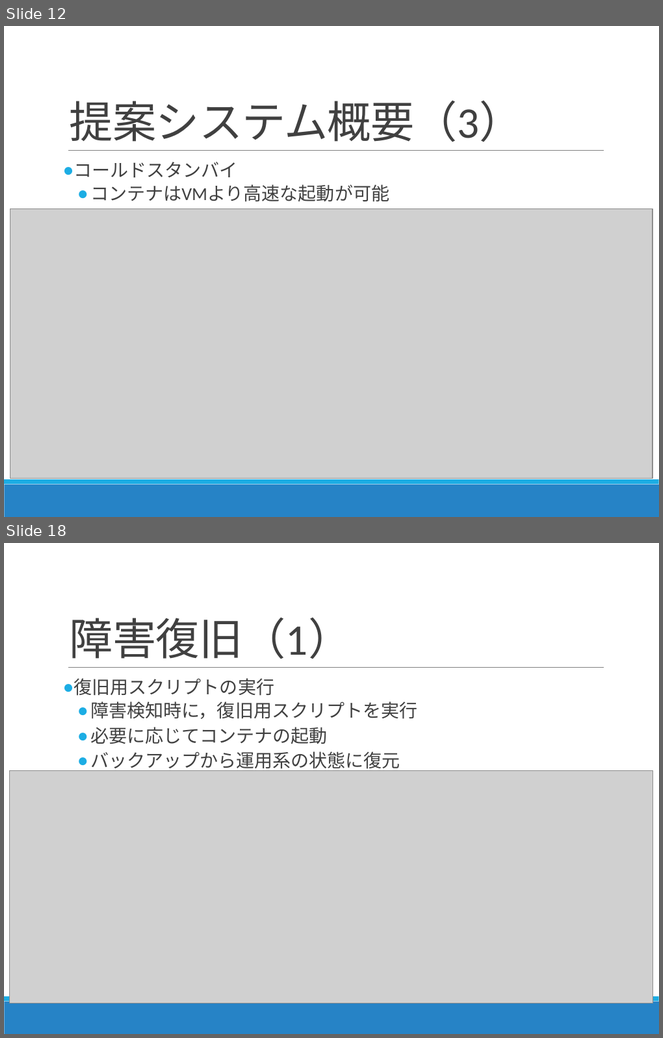
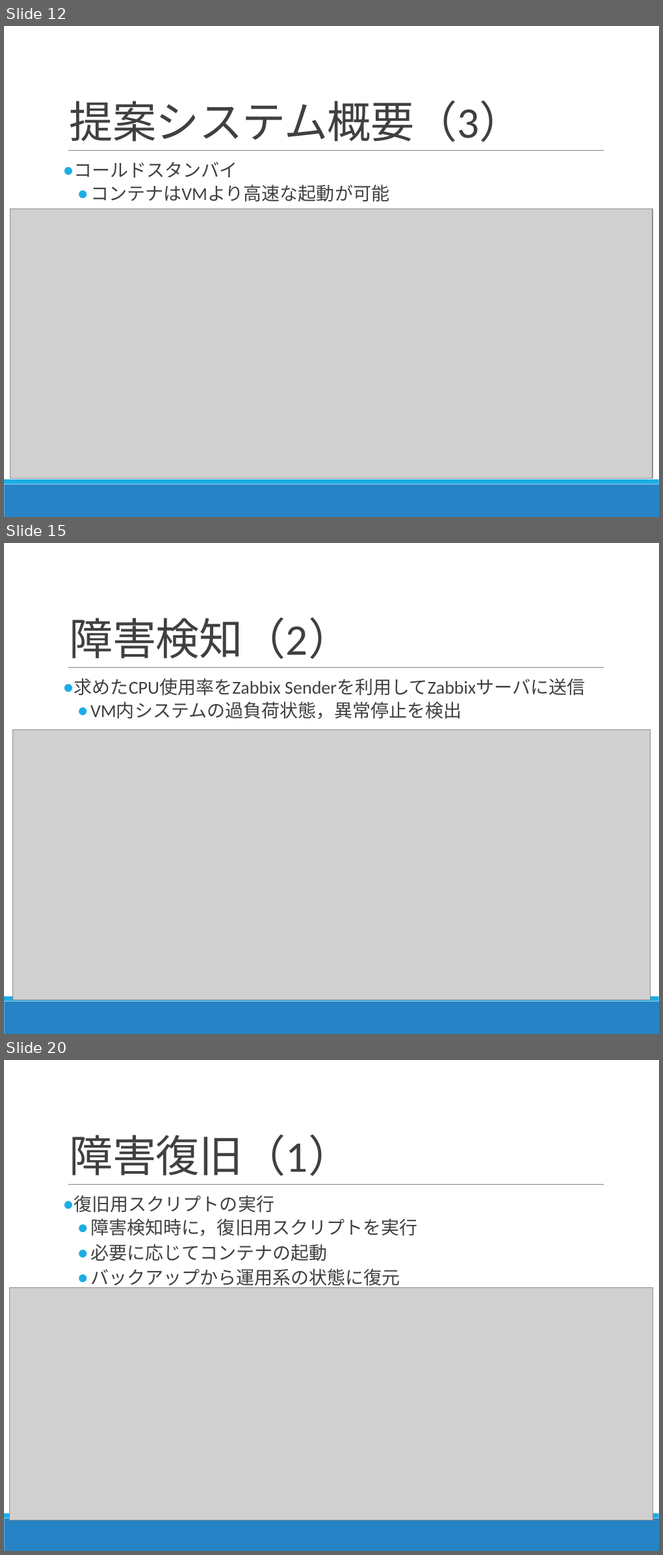
Before and after one commit to Kota0823/Document, a slide deck: 輪講2019-1_鈴木洸太.pptx. Shown one above the other, each under a label of ours: slides 12 and 18 before the commit, slides 12, 15 and 20 after it; the slides between them are not shown. The pictures are 663x1038 and 663x1555 pixels, drawn with LibreOffice and Linux fonts; fonts in the diff are those of the drawing; grey boxes stand for pictures. Boxes give left, top, right and bottom in pixels: in the first picture for what was removed or moved away, otherwise in the second. Text is boxed around its words. In the diff, an @@ line names an element or a change of style, - is before the commit and + after.

```diff
--- a/輪講2019-1_鈴木洸太.pptx
+++ b/輪講2019-1_鈴木洸太.pptx
@@ slide 15 added at [4,543,659,1034], background #FFFFFF; not listed: 3 template elements that a slide beside it also shows @@
@@ title added at [70,617,352,659], 48 pt, text #404040 @@
+障害検知（2）
@@ text added at [74,678,585,719], 20 pt, text #404040 @@
+● 求めたCPU使用率をZabbix Senderを利用してZabbixサーバに送信
+  ● VM内システムの過負荷状態，異常停止を検出
@@ picture added at [13,730,651,1001] @@
@@ what was slide 18 is now slide 20 @@
```
Also in this commit, not shown: 6 slides changed, 3 other slides added, 3 other files.
